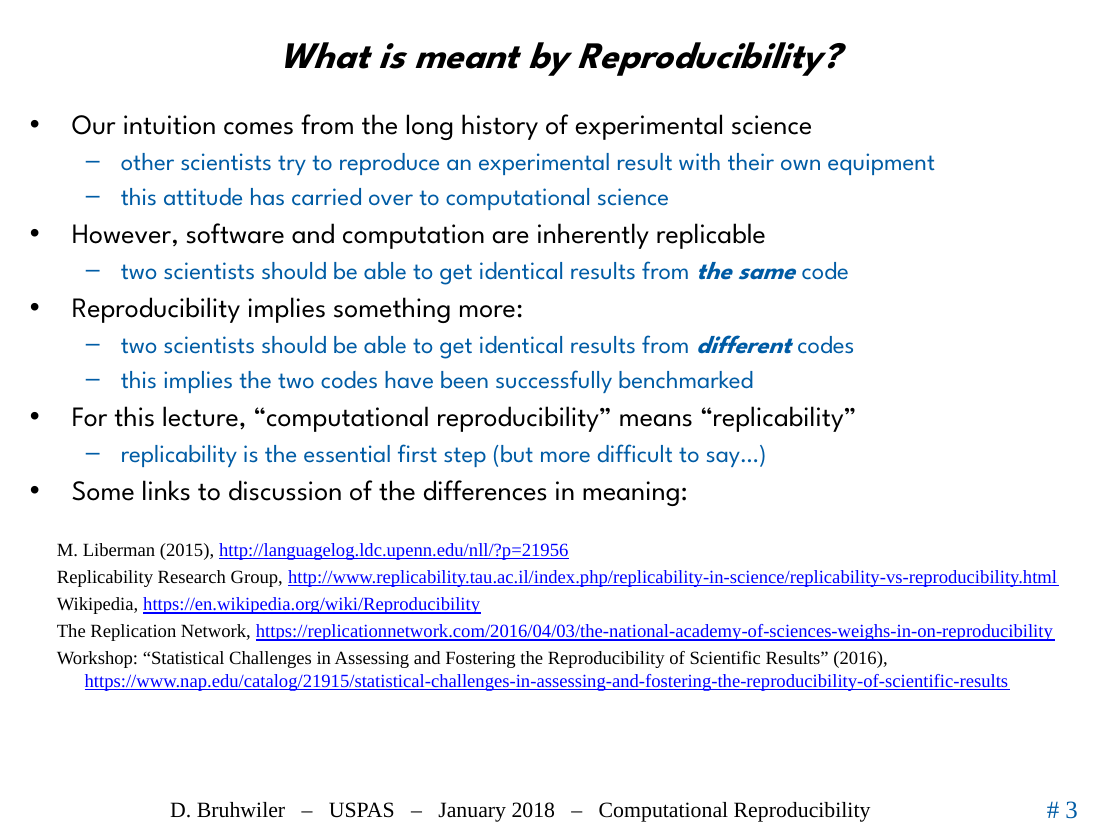
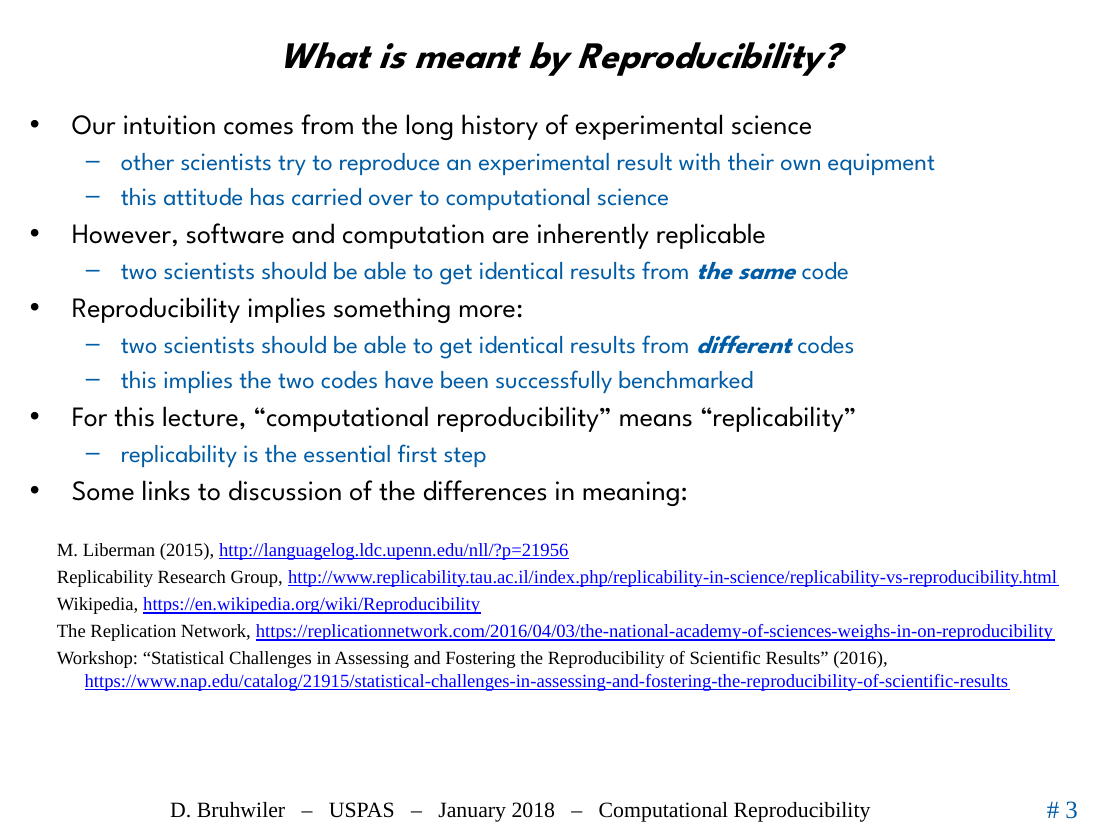
Before and after one commit to uspas/simbeamplasma18, a slide deck: slide 3 of computational_reproducibility/lecture/2018_ComputationalReproducibility_Bruhwiler_USPAS.pptx. Drawn at 1120x840 pixels with LibreOffice and Linux fonts; fonts in the diff are those of the drawing; background and template pictures are left out. Boxes give left, top, right and bottom in pixels: in the first picture for what was removed or moved away, otherwise in the second. Text is boxed around its words. In the diff, an @@ line names an element or a change of style, - is before the commit and + after.

```diff
--- a/computational_reproducibility/lecture/2018_ComputationalReproducibility_Bruhwiler_USPAS.pptx
+++ b/computational_reproducibility/lecture/2018_ComputationalReproducibility_Bruhwiler_USPAS.pptx
@@ text at (121,444,487,468): text changed @@
-  – replicability is the essential first step (but more difficult to say…)
+  – replicability is the essential first step
```
Also in this commit, not shown: 9 other slides changed.
